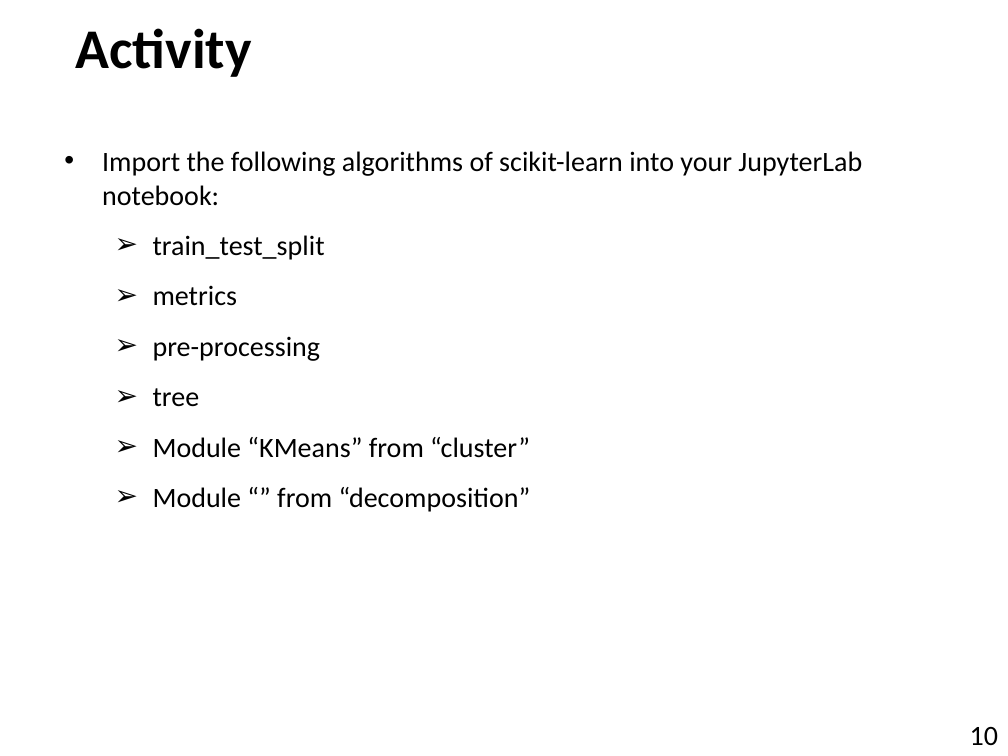
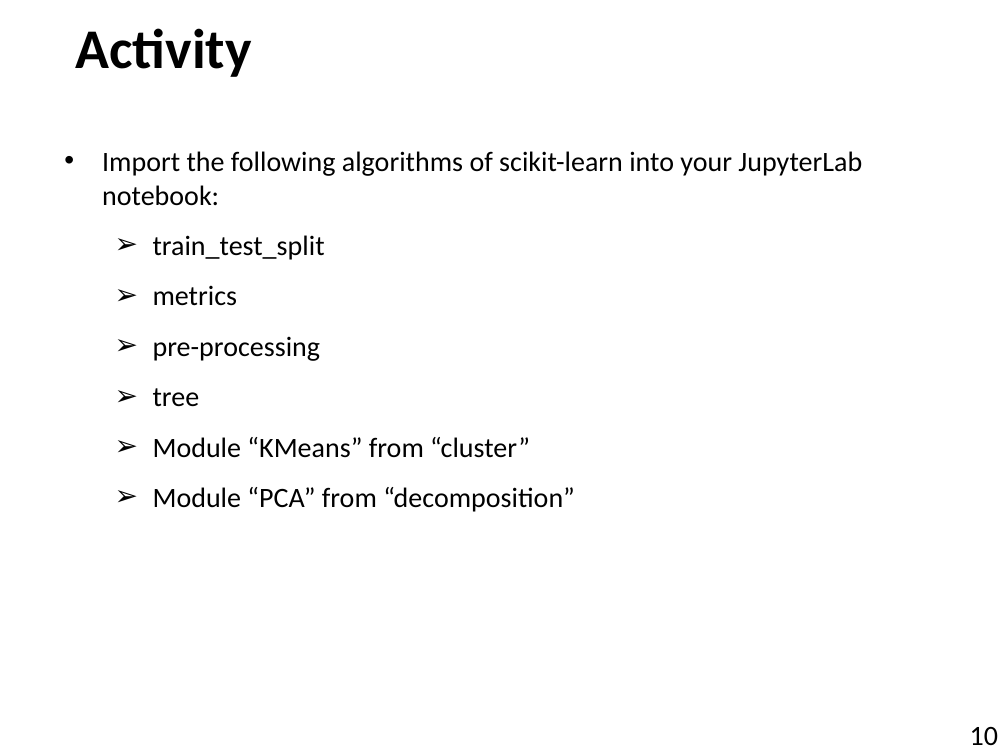
Before and after one commit to munishkumar-gh/munishkumar-gh.github.io, a slide deck: slide 10 of SuSS/2022_Sem2_ANL252_Python_4_Biz/3_Lecturer/Lecture_5/ANL252_SU5_Aug202 (MK_edits).pptx. Drawn at 1008x756 pixels with LibreOffice and Linux fonts; fonts in the diff are those of the drawing; background and template pictures are left out. Boxes give left, top, right and bottom in pixels: in the first picture for what was removed or moved away, otherwise in the second. Text is boxed around its words. In the diff, an @@ line names an element or a change of style, - is before the commit and + after.

```diff
--- a/SuSS/2022_Sem2_ANL252_Python_4_Biz/3_Lecturer/Lecture_5/ANL252_SU5_Aug202 (MK_edits).pptx
+++ b/SuSS/2022_Sem2_ANL252_Python_4_Biz/3_Lecturer/Lecture_5/ANL252_SU5_Aug202 (MK_edits).pptx
@@ text at (153, 487, 575, 512): text changed @@
-  ➢ Module “” from “decomposition”
+  ➢ Module “PCA” from “decomposition”
```
Also in this commit, not shown: 3 other slides changed, 21 other files.
